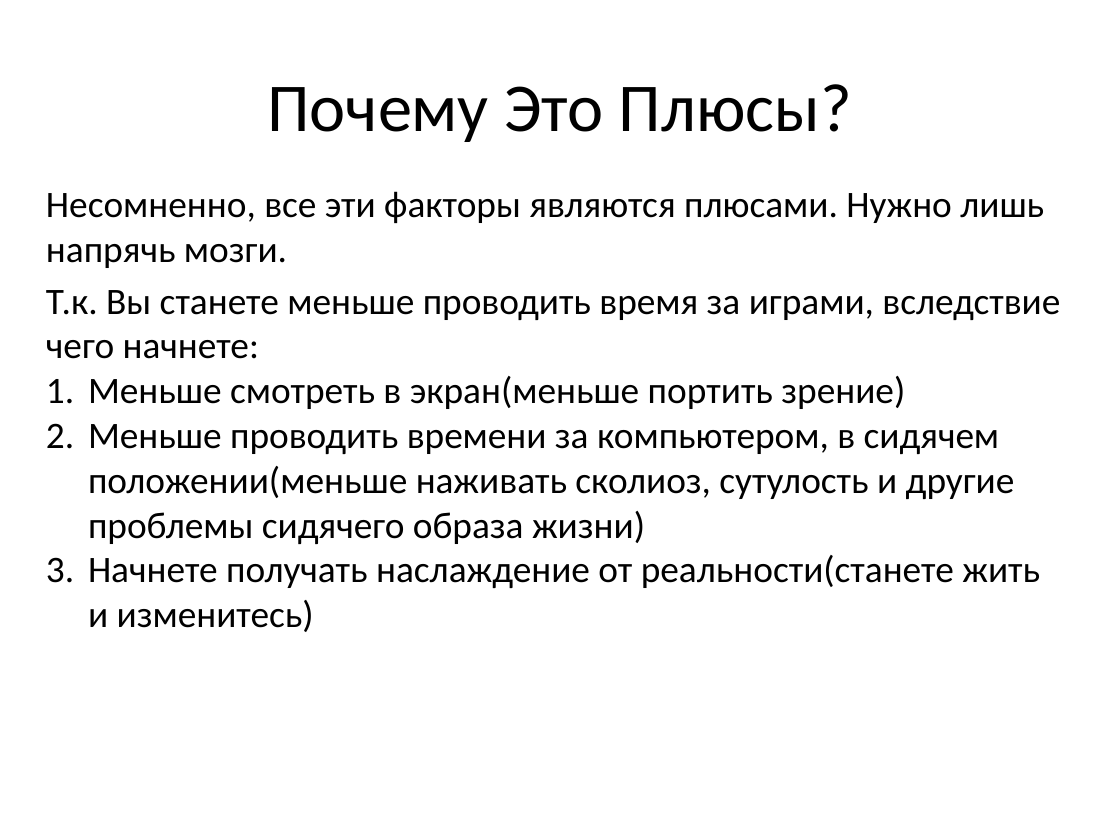
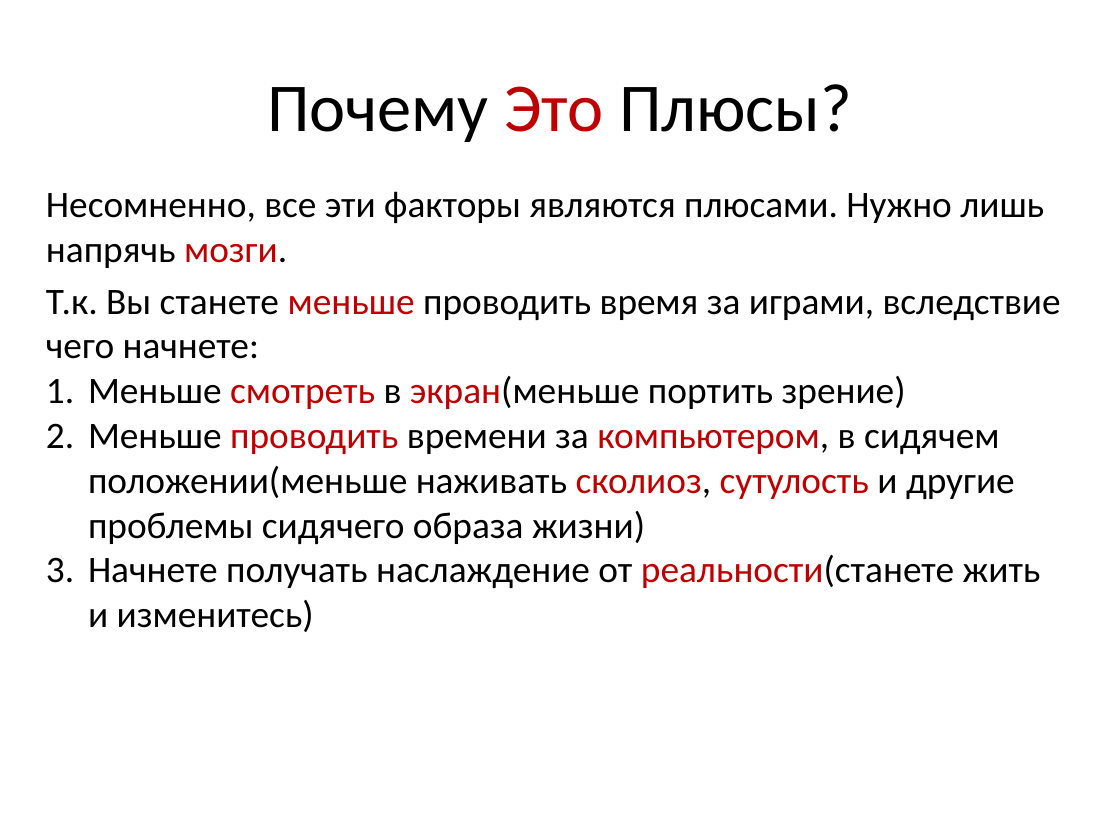
Before and after one commit to Katja19999/project, a slide deck: slide 4 of Презентация.pptx. Drawn at 1120x840 pixels with LibreOffice and Linux fonts; fonts in the diff are those of the drawing. Boxes give left, top, right and bottom in pixels: in the first picture for what was removed or moved away, otherwise in the second. Text is boxed around its words. In the diff, an @@ line names an element or a change of style, - is before the commit and + after.

```diff
--- a/Презентация.pptx
+++ b/Презентация.pptx
@@ title "Почему Это Плюсы?" at bbox=[267, 84, 852, 142]: text colour #000000 to #C00000 in "Это" @@
@@ text "Несомненно, все эти факторы являются ..." at bbox=[46, 191, 1044, 268]: text colour #000000 to #C00000 in "мозги." @@
@@ text "Т.к. Вы станете меньше проводить ..." at bbox=[46, 290, 1061, 632]: text colour #000000 to #C00000 in "меньше", "смотреть экран(меньше", "проводить компьютером, сколиоз, сутулость", "реальности(станете" @@
```
Also in this commit, not shown: 3 other slides changed.
